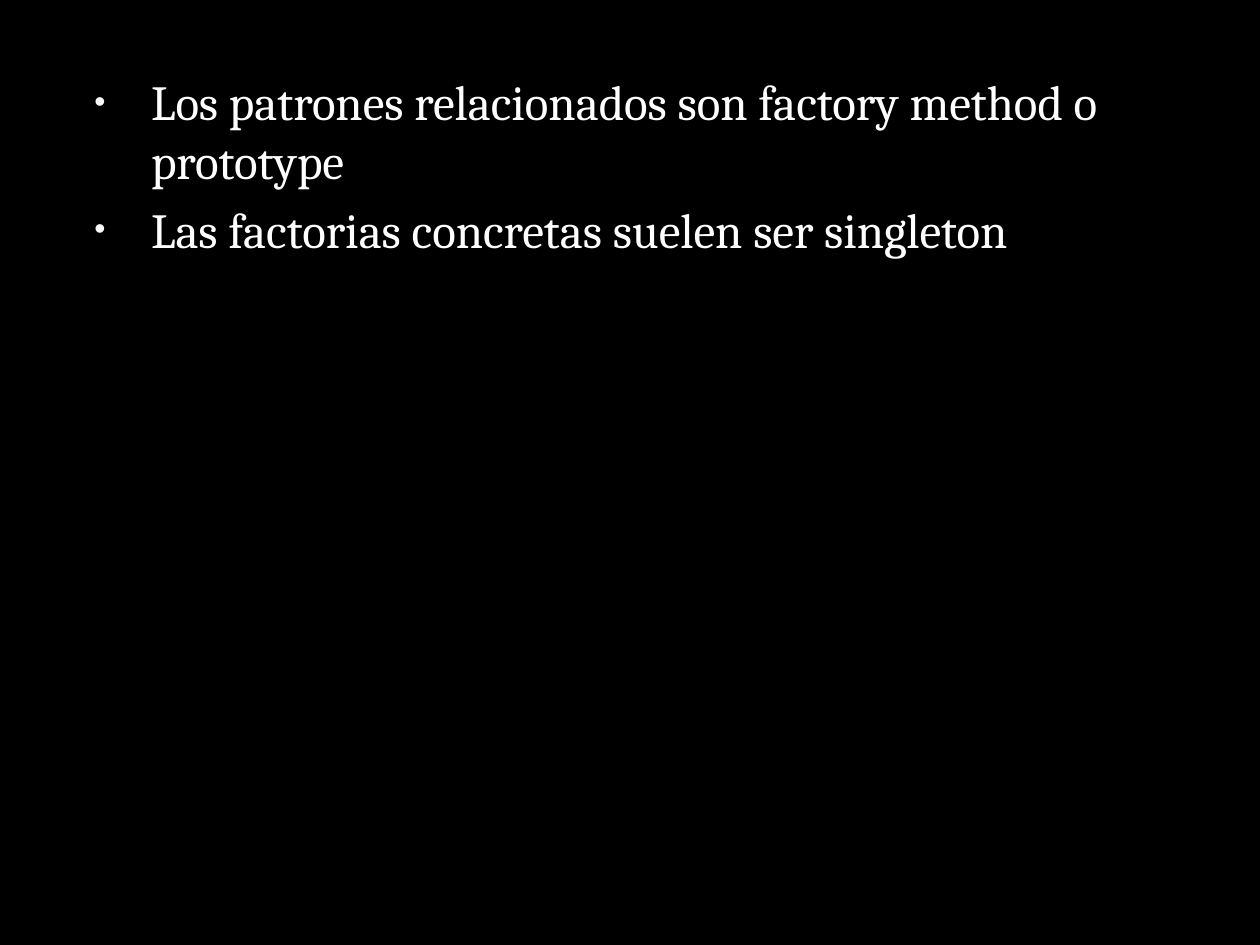
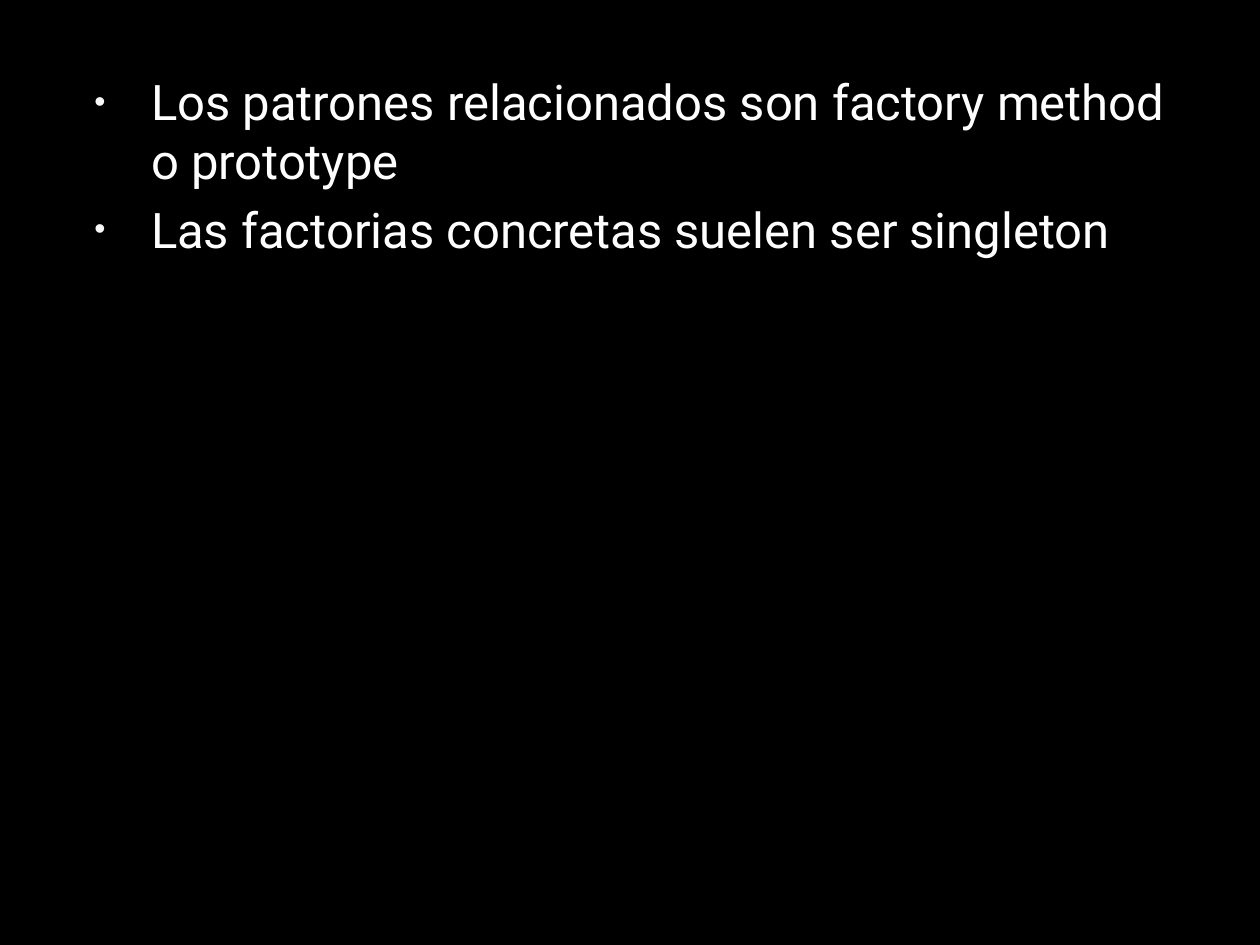
Before and after one commit to AnhellO/DAS_Sistemas, a slide deck: slide 10 of Ago-Dic-2017/Luis Estrada/Practica 2/ABSTRACT FACTORY.pptx (slide 11 before the commit). Drawn at 1260x945 pixels with LibreOffice and Linux fonts; fonts in the diff are those of the drawing; background and template pictures are left out. Boxes give left, top, right and bottom in pixels: in the first picture for what was removed or moved away, otherwise in the second. Text is boxed around its words. In the diff, an @@ line names an element or a change of style, - is before the commit and + after.

```diff
--- a/Ago-Dic-2017/Luis Estrada/Practica 2/ABSTRACT FACTORY.pptx
+++ b/Ago-Dic-2017/Luis Estrada/Practica 2/ABSTRACT FACTORY.pptx
@@ text "Los patrones relacionados son factory ..." at (151, 82, 1164, 259): font Cambria to Roboto @@
```
Also in this commit, not shown: 8 other slides changed, 1 slide added, 2 slides removed, 1 other file.
